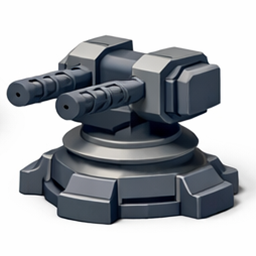
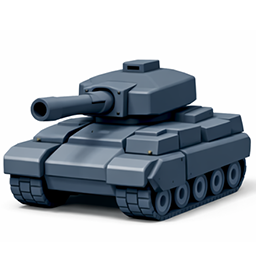
Two versions of the same layered image (256px x 256px). Layer-by-layer changes:
added layer "HeavyTank" above "LightTank" over (0, 34, 256, 230)
hid "tower" over (0, 34, 256, 230)
